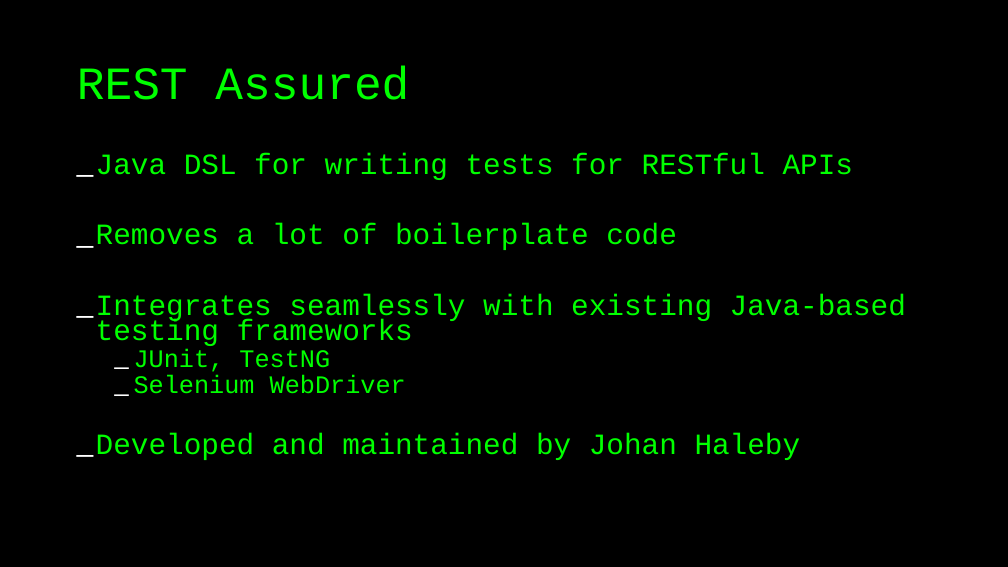
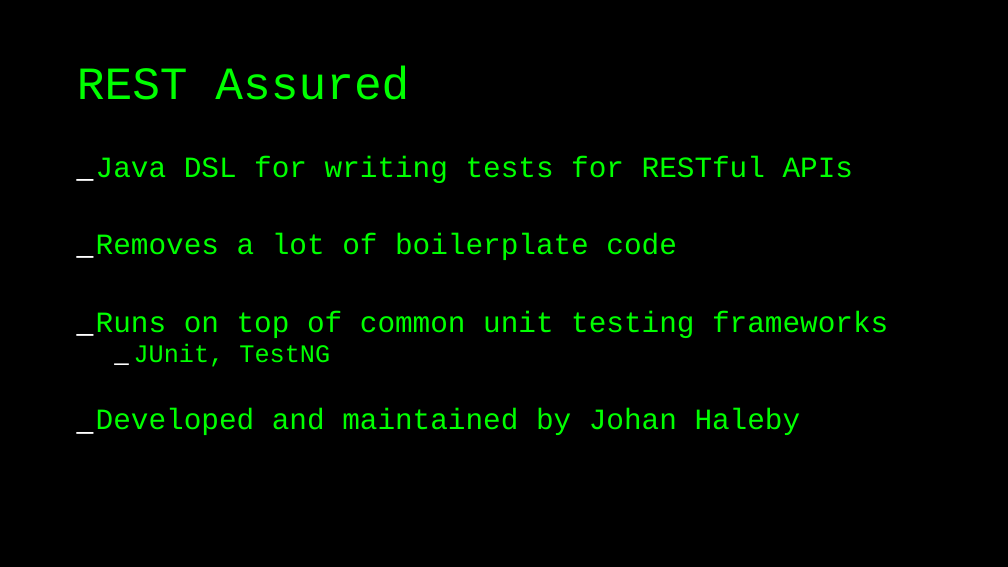
Before and after one commit to basdijkstra/rest-assured-workshop, a slide deck: slide 9 of RestAssuredWorkshop.odp. Drawn at 1008x567 pixels with LibreOffice and Linux fonts; fonts in the diff are those of the drawing. Boxes give left, top, right and bottom in pixels: in the first picture for what was removed or moved away, otherwise in the second. Text is boxed around its words. In the diff, an @@ line names an element or a change of style, - is before the commit and + after.

```diff
--- a/RestAssuredWorkshop.odp
+++ b/RestAssuredWorkshop.odp
@@ text at box(96, 156, 853, 435): line spacing 0.7 to 0.8 @@
@@ text at box(96, 311, 888, 338): text changed @@
-_ Integrates seamlessly with existing Java-based testing frameworks
+_ Runs on top of common unit testing frameworks
@@ text at box(134, 375, 406, 394): paragraph removed @@
-  _ Selenium WebDriver
```
Also in this commit, not shown: 17 other slides changed, 3 slides added, 6 slides removed, 8 other files.
